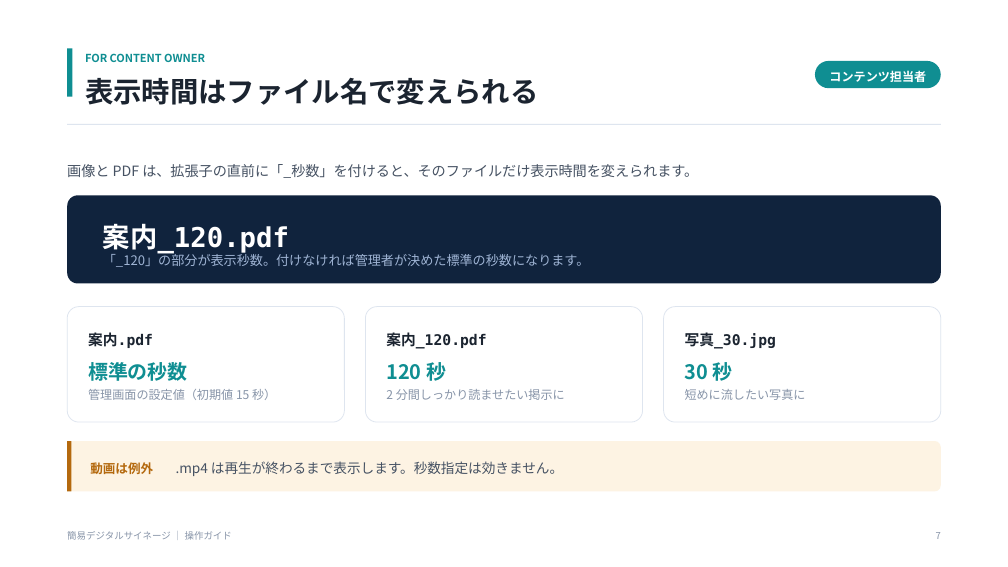
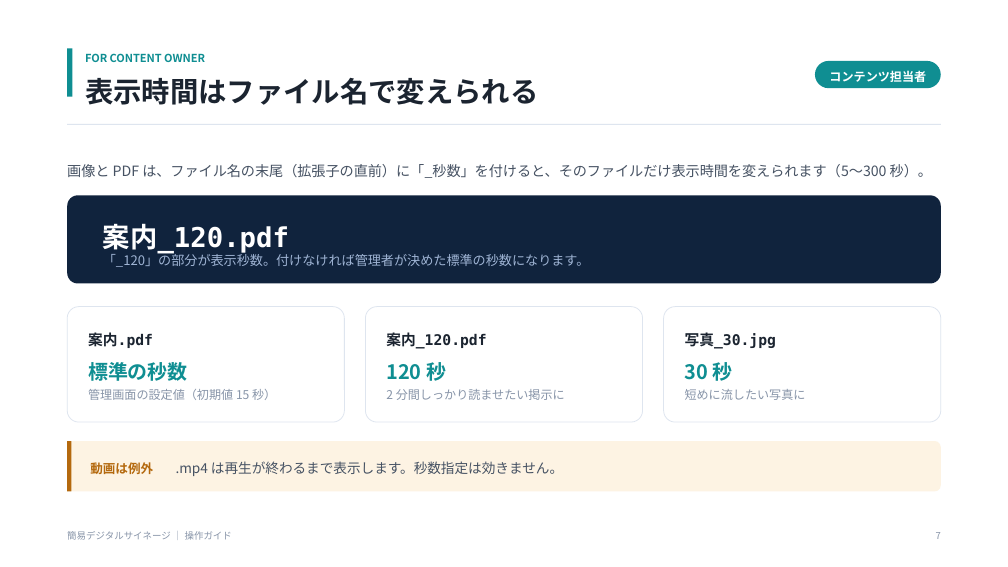
Before and after one commit to kamanori3/SimpleDigitalSignage, a slide deck: slide 7 of docs/操作ガイド.pptx. Drawn at 1008x567 pixels with LibreOffice and Linux fonts; fonts in the diff are those of the drawing. Boxes give left, top, right and bottom in pixels: in the first picture for what was removed or moved away, otherwise in the second. Text is boxed around its words. In the diff, an @@ line names an element or a change of style, - is before the commit and + after.

```diff
--- a/docs/操作ガイド.pptx
+++ b/docs/操作ガイド.pptx
@@ text at (67, 164, 932, 178): text changed @@
-画像と PDF は、拡張子の直前に「_秒数」を付けると、そのファイルだけ表示時間を変えられます。
+画像と PDF は、ファイル名の末尾（拡張子の直前）に「_秒数」を付けると、そのファイルだけ表示時間を変えられます（5〜300 秒）。
```
Also in this commit, not shown: 10 other slides changed, 1 slide added, 35 other files.
